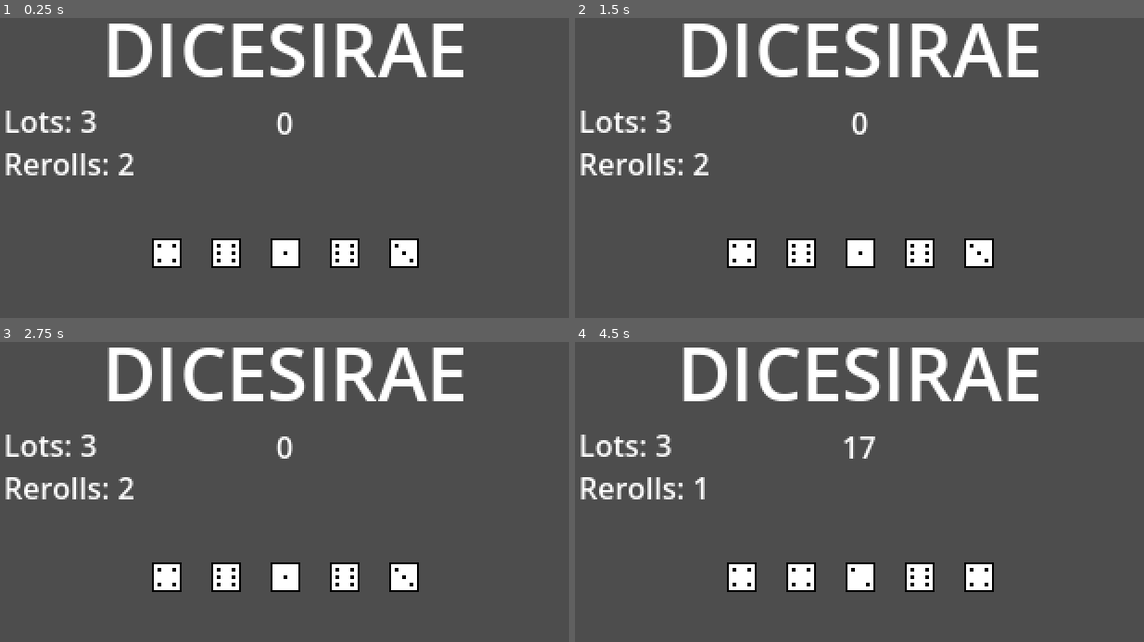
Above: before the commit, frames 1-4 (two rows, left to right).
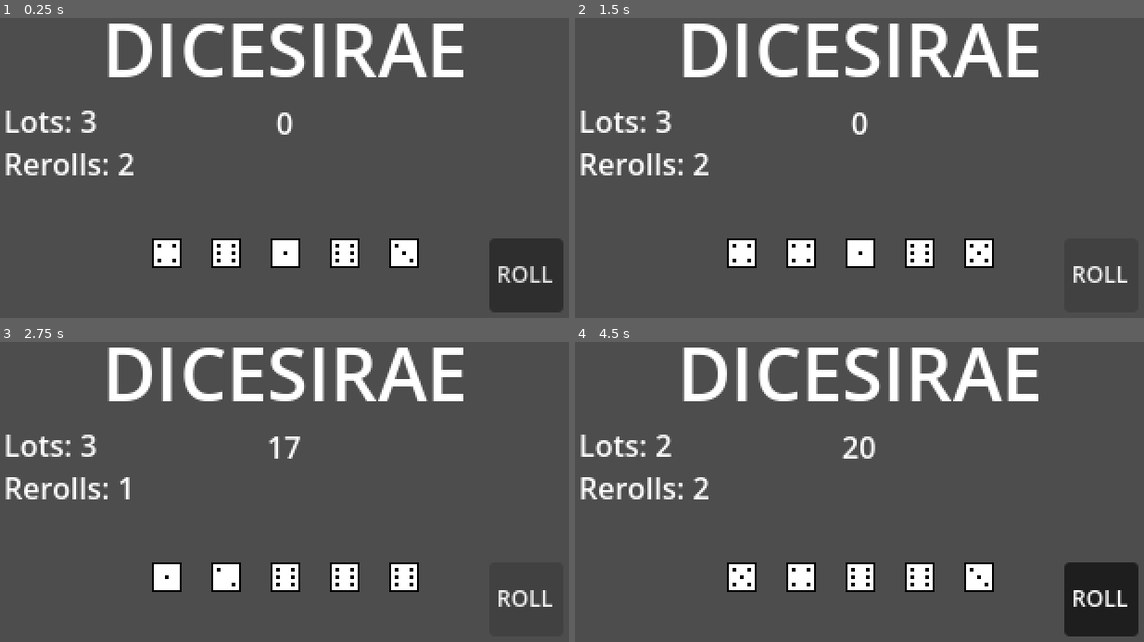
Above: after the commit, the same moments.

Repository: xander6424/DICESIRAE
Game: Godot game, scene res://scenes/main.tscn
Same seed, same stepped clock (60 frames per second), same inputs: the game is played once before the commit and once after it.
Inputs (mouse positions are in pixels of both pictures, inside the frame that each line leads up to):
- Up to frame 1 (0.25 s): no input
- Up to frame 2 (1.5 s): click (1104, 276) at 0.5 s, where only the run after the commit has a clickable "ROLL"; click (1104, 276) at 1.25 s, where only the run after the commit has a clickable "ROLL"
- Up to frame 3 (2.75 s): click (529, 600) at 2 s, where only the run after the commit has a clickable "ROLL"
- Up to frame 4 (4.5 s): tap Enter at 2.75, 4.25 s; hold Space (Roll) 2.78-3.53 s; tap Space (Roll) at 3.6 s; hold Space (Roll) from 4.28 s (still down)

The runs differ from the first frame. In frame 1, 3.1% of the frame differs, in the area x 85-100%, y 73-99%; in frame 2, 0.3%; in frame 3, 0.8%; in frame 4, 3.7%, in the area x 14-100%, y 30-99%.

Commit message:
Button Functionality
Replaced the space bar input to roll with a button which also allows a hotkey input.

Diff:
--- a/scenes/main.tscn
+++ b/scenes/main.tscn
@@ -2,6 +2,14 @@
 
 [ext_resource type="Script" uid="uid://7cmu8rbpyh5k" path="res://scripts/main.gd" id="1_0xm2m"]
 [ext_resource type="PackedScene" uid="uid://5ueudmkrdrm3" path="res://scenes/dice.tscn" id="2_h2yge"]
+
+[sub_resource type="InputEventKey" id="InputEventKey_0wfyh"]
+device = -1
+keycode = 32
+unicode = 32
+
+[sub_resource type="Shortcut" id="Shortcut_sugp2"]
+events = [SubResource("InputEventKey_0wfyh")]
 
 [node name="Game" type="Node2D" unique_id=1296620639]
 script = ExtResource("1_0xm2m")
@@ -42,25 +50,37 @@
 horizontal_alignment = 1
 vertical_alignment = 1
 
-[node name="Dice Set" type="Node2D" parent="." unique_id=950121212]
+[node name="DiceSet" type="Node2D" parent="." unique_id=950121212]
 
-[node name="Dice1" parent="Dice Set" unique_id=732832586 instance=ExtResource("2_h2yge")]
+[node name="Dice1" parent="DiceSet" unique_id=732832586 instance=ExtResource("2_h2yge")]
 position = Vector2(96, 138)
 
-[node name="Dice2" parent="Dice Set" unique_id=1615588097 instance=ExtResource("2_h2yge")]
+[node name="Dice2" parent="DiceSet" unique_id=1615588097 instance=ExtResource("2_h2yge")]
 position = Vector2(128, 138)
 
-[node name="Dice3" parent="Dice Set" unique_id=390506587 instance=ExtResource("2_h2yge")]
+[node name="Dice3" parent="DiceSet" unique_id=390506587 instance=ExtResource("2_h2yge")]
 position = Vector2(160, 138)
 
-[node name="Dice4" parent="Dice Set" unique_id=100785189 instance=ExtResource("2_h2yge")]
+[node name="Dice4" parent="DiceSet" unique_id=100785189 instance=ExtResource("2_h2yge")]
 position = Vector2(192, 138)
 
-[node name="Dice5" parent="Dice Set" unique_id=308140988 instance=ExtResource("2_h2yge")]
+[node name="Dice5" parent="DiceSet" unique_id=308140988 instance=ExtResource("2_h2yge")]
 position = Vector2(224, 138)
 
-[connection signal="roll_done" from="Dice Set/Dice1" to="." method="_on_dice_roll_done"]
-[connection signal="roll_done" from="Dice Set/Dice2" to="." method="_on_dice_roll_done"]
-[connection signal="roll_done" from="Dice Set/Dice3" to="." method="_on_dice_roll_done"]
-[connection signal="roll_done" from="Dice Set/Dice4" to="." method="_on_dice_roll_done"]
-[connection signal="roll_done" from="Dice Set/Dice5" to="." method="_on_dice_roll_done"]
+[node name="RollButton" type="Button" parent="." unique_id=34327213]
+unique_name_in_owner = true
+offset_left = 270.0
+offset_top = 130.0
+offset_right = 310.0
+offset_bottom = 170.0
+theme_override_font_sizes/font_size = 12
+action_mode = 0
+shortcut = SubResource("Shortcut_sugp2")
+text = "ROLL"
+icon_alignment = 1
+
+[connection signal="roll_done" from="DiceSet/Dice1" to="." method="_on_dice_roll_done"]
+[connection signal="roll_done" from="DiceSet/Dice2" to="." method="_on_dice_roll_done"]
+[connection signal="roll_done" from="DiceSet/Dice3" to="." method="_on_dice_roll_done"]
+[connection signal="roll_done" from="DiceSet/Dice4" to="." method="_on_dice_roll_done"]
+[connection signal="roll_done" from="DiceSet/Dice5" to="." method="_on_dice_roll_done"]
--- a/scripts/dice.gd
+++ b/scripts/dice.gd
@@ -3,6 +3,7 @@
 signal roll_done(index: int)
 
 @onready var faces: Node2D = %Faces
+@onready var roll_button: Button = %RollButton
 
 var rolling = false
 var current_index = 0
@@ -16,8 +17,10 @@
 	var starting_index = faces.get_children().pick_random().get_index()
 	faces.get_child(starting_index).show()
 
-func _unhandled_input(event: InputEvent) -> void:
-	if event.is_action_pressed("Roll") and !rolling:
+	roll_button.pressed.connect(roll_button_pressed)
+
+func roll_button_pressed():
+	if !rolling:
 		_roll_dice()
 
 func _roll_dice():
--- a/scripts/main.gd
+++ b/scripts/main.gd
@@ -3,6 +3,7 @@
 @onready var score_label: Label = %Score
 @onready var lots_label: Label = %Lots
 @onready var reroll_label: Label = %Rerolls
+@onready var roll_button: Button = %RollButton
 
 var dice_in_play = 5
 var roll_total = 0
@@ -23,6 +24,7 @@
 
 		if lots <= 0:
 			# No more rolling, then
+			roll_button.disabled = true
 			enter_shop()
 
 func _on_dice_roll_done(roll: int) -> void:
Binary file added: assets/button-off.png
Not shown, added: assets/button-off.png.import
Binary file added: assets/button-on.png
Not shown, added: assets/button-on.png.import
